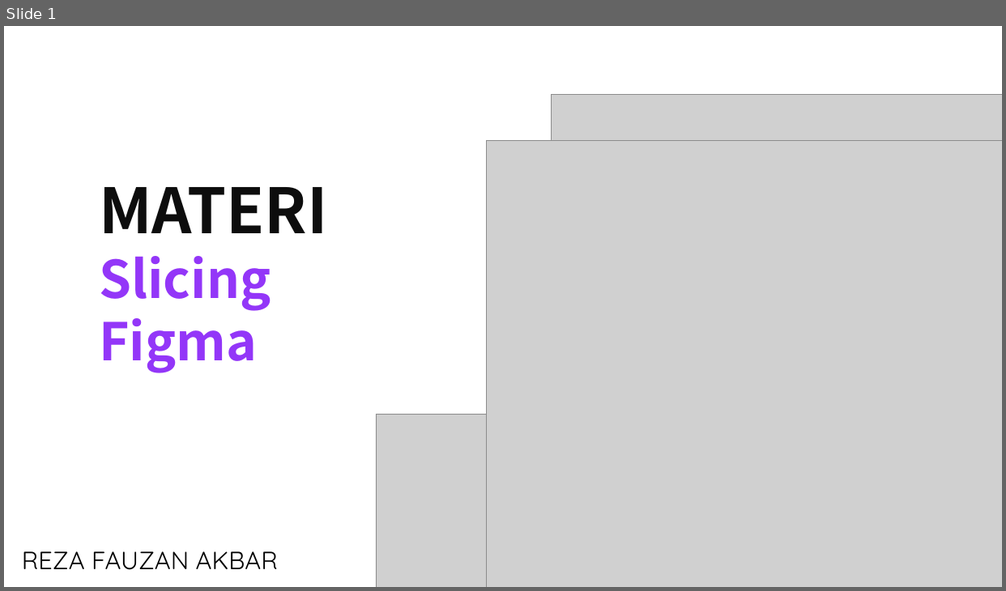
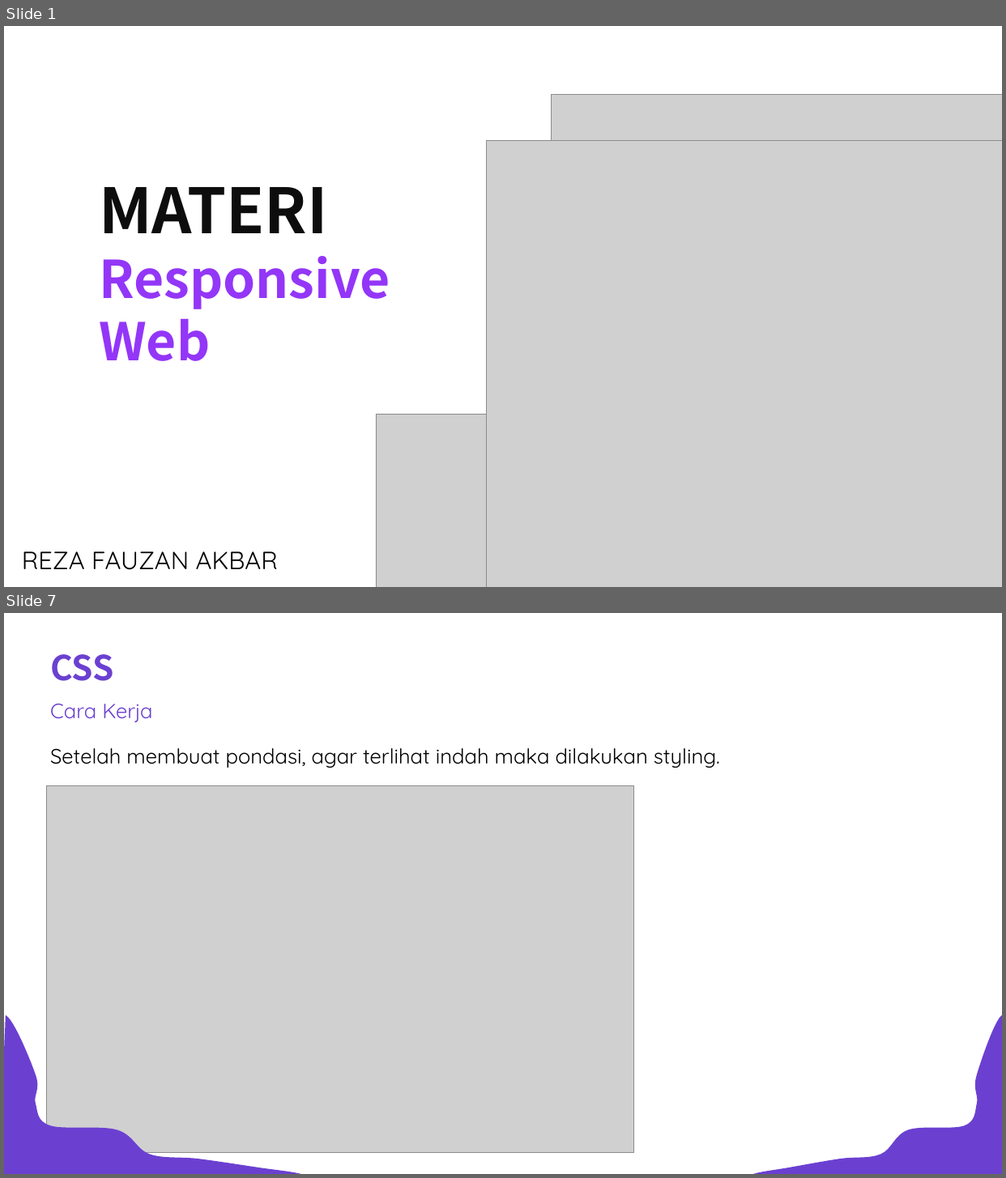
Before and after one commit to rezafauzanakbar/slicing_food_recipes, a slide deck: objective.pptx. Shown one above the other, each under a label of ours: slide 1 before the commit, slides 1 and 7 after it; the slides between them are not shown. The pictures are 1006x591 and 1006x1178 pixels, drawn with LibreOffice and Linux fonts; fonts in the diff are those of the drawing; grey boxes stand for pictures. Boxes give left, top, right and bottom in pixels: in the first picture for what was removed or moved away, otherwise in the second. Text is boxed around its words. In the diff, an @@ line names an element or a change of style, - is before the commit and + after.

```diff
--- a/objective.pptx
+++ b/objective.pptx
@@ slide 7 added at (4, 613, 1002, 1174), background #FFFFFF @@
@@ text added at (50, 654, 114, 681), 66 pt, text #6B40D1, bold @@
+CSS
@@ text added at (50, 704, 152, 722), 40 pt, text #6B40D1 @@
+Cara Kerja
@@ text added at (50, 748, 720, 768), 40 pt, text #000000 @@
+Setelah membuat pondasi, agar terlihat indah maka dilakukan styling.
@@ picture added at (47, 786, 634, 1152) @@
@@ freeform shape added at (4, 1016, 301, 1174), fill #6B40D1 @@
@@ freeform shape added at (753, 1016, 1002, 1174), fill #6B40D1 @@
@@ slide 1 changed as well @@
@@ text at (99, 256, 390, 361): text changed @@
-Slicing
-Figma
+Responsive
+Web
```
Also in this commit, not shown: 7 other slides added, 8 slides removed, 12 other files.
